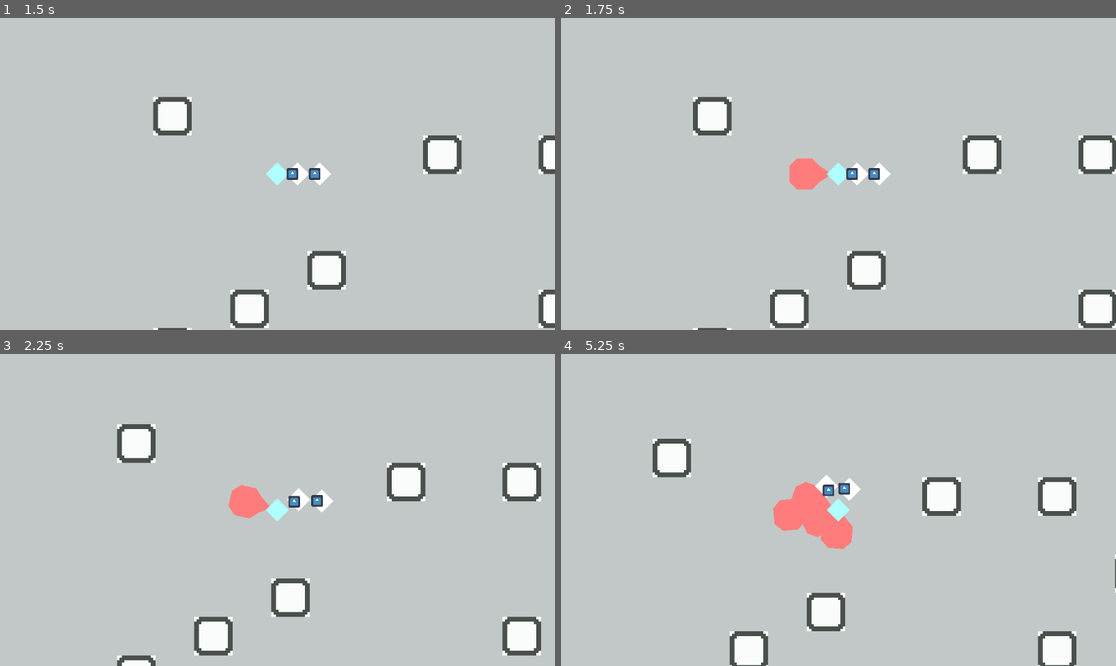
Above: before the commit, frames 1-4 (two rows, left to right).
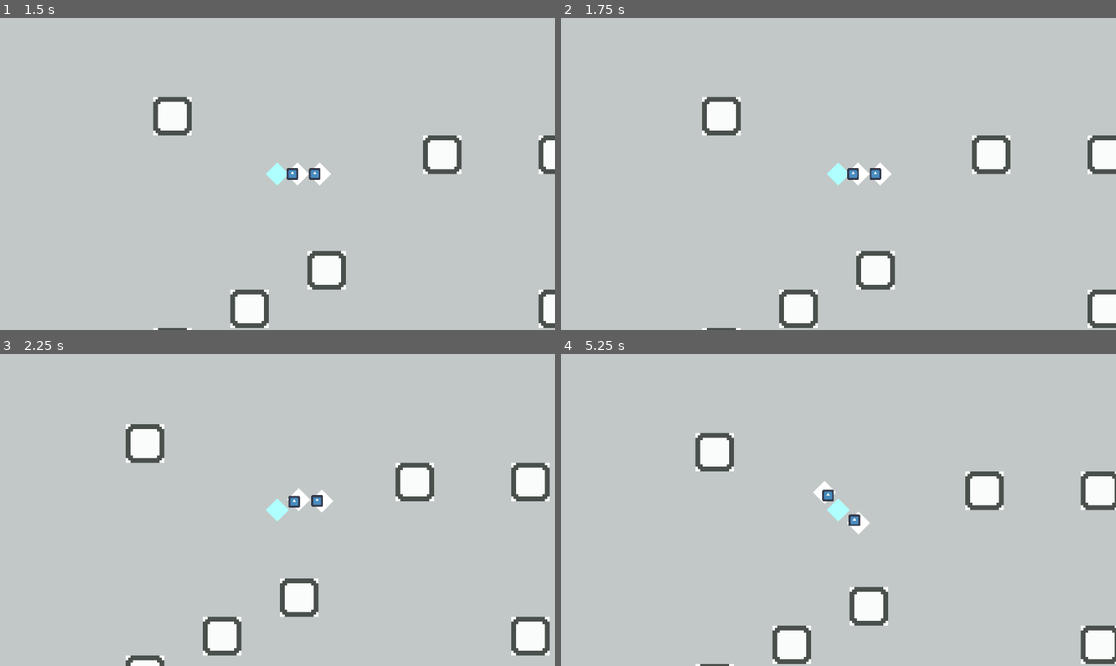
Above: after the commit, the same moments.

Repository: Hokome/GMTK-2024
Game: Godot game, scene res://ui/main_menu.tscn
Two runs of this game, one before a commit and one after it. Both use one fixed random seed, a clock stepped at 60 frames per second and the inputs below. The engine's default icon, where the game draws it, is replaced by a stand-in: a white triangle on a blue panel in a dark square.
Inputs:
- Up to frame 1 (1.5 s): click "Start" at 0.5 s; tap Enter at 1.25 s; hold D (move_right) from 1.28 s (still down)
- Up to frame 2 (1.75 s): keep holding D (move_right)
- Up to frame 3 (2.25 s): release D (move_right) at 2.03 s; hold S (move_down) from 2.03 s (still down)
- Up to frame 4 (5.25 s): release S (move_down) at 2.78 s; hold D (move_right) 2.78-3.53 s; hold W (move_up) 3.53-4.28 s; hold A (move_left) from 4.28 s (still down)

Frame 1 is identical in both runs. In frame 2, 4.0% of the frame differs, in the area x 23-100%, y 25-100%; in frame 3, 4.4%; in frame 4, 12%, in the area x 16-100%, y 25-100%.

Commit message:
Enemy spawner move

Diff:
--- a/scenes/enemy_spawner.tscn
+++ b/scenes/enemy_spawner.tscn
@@ -6,6 +6,7 @@
 script = ExtResource("1_0ovbv")
 
 [node name="timer" type="Timer" parent="."]
+wait_time = 5.0
 autostart = true
 
 [connection signal="timeout" from="timer" to="." method="_on_timer_timeout"]
--- a/scenes/player.tscn
+++ b/scenes/player.tscn
@@ -1,8 +1,9 @@
-[gd_scene load_steps=5 format=3 uid="uid://dx7ofru6ad8pa"]
+[gd_scene load_steps=6 format=3 uid="uid://dx7ofru6ad8pa"]
 
 [ext_resource type="Script" path="res://scripts/entity.gd" id="1_1qu3r"]
 [ext_resource type="Script" path="res://scripts/player_controller.gd" id="2_67k4m"]
 [ext_resource type="Script" path="res://scripts/band_leader.gd" id="3_7tko6"]
+[ext_resource type="PackedScene" uid="uid://cyt8d3hqpd6ae" path="res://scenes/enemy_spawner.tscn" id="4_ekqs5"]
 
 [sub_resource type="CircleShape2D" id="CircleShape2D_chqqo"]
 radius = 24.0
@@ -27,3 +28,5 @@
 shape = SubResource("CircleShape2D_chqqo")
 
 [node name="camera" type="Camera2D" parent="."]
+
+[node name="spawner" parent="." instance=ExtResource("4_ekqs5")]
--- a/scenes/test_level.tscn
+++ b/scenes/test_level.tscn
@@ -1,7 +1,6 @@
-[gd_scene load_steps=3 format=4 uid="uid://bvv1kpr8ojoh2"]
+[gd_scene load_steps=2 format=4 uid="uid://bvv1kpr8ojoh2"]
 
 [ext_resource type="TileSet" uid="uid://dclicwpp6t3v5" path="res://assets/prototype_tile_set.tres" id="1_dlfii"]
-[ext_resource type="PackedScene" uid="uid://cyt8d3hqpd6ae" path="res://scenes/enemy_spawner.tscn" id="2_x01c2"]
 
 [node name="test_level" type="Node2D"]
 
@@ -9,5 +8,3 @@
 scale = Vector2(5, 5)
 tile_map_data = PackedByteArray("AAAQAAsAAAAOAAIAAAAQAAoAAAAOAAIAAAAQAAkAAAAOAAIAAAAQAAgAAAAOAAIAAAAQAAcAAAAOAAIAAAAQAA …(16624 unchanged characters)…
 tile_set = ExtResource("1_dlfii")
-
-[node name="spawner" parent="." instance=ExtResource("2_x01c2")]
--- a/scripts/enemy_spawner.gd
+++ b/scripts/enemy_spawner.gd
@@ -2,6 +2,7 @@
 
 var spawn = preload("res://scenes/enemy.tscn")
 var limit: int = 10
+var offset: float = 100
 
 # Called when the node enters the scene tree for the first time.
 func _ready() -> void:
@@ -10,7 +11,11 @@
 func _on_timer_timeout() -> void:
 	if limit<=0:
 		$timer.stop()
-	var temp = spawn.instantiate()
-	temp.get_node("follow_player").target = game.player
-	get_parent().add_child(temp)
+	var enemy: Entity = spawn.instantiate()
+	game.add_child(enemy)
+	var random_direction := Vector2(randf() - 0.5, randf() - 0.5).normalized()
+	enemy.global_position = random_direction * offset
+
+	enemy.get_node("follow_player").target = game.player
+
 	limit-=1
--- a/scripts/game.gd
+++ b/scripts/game.gd
@@ -4,14 +4,16 @@
 var player: Entity
 
 func start():
+	var level_scene := preload("res://scenes/test_level.tscn")
+	var level = level_scene.instantiate()
+	add_child(level)
+
 	spawn_player()
 
+
 func spawn_player():
-	var level_scene :=preload("res://scenes/test_level.tscn")
 	var player_scene := preload("res://scenes/player.tscn")
 	player = player_scene.instantiate()
-	var level = level_scene.instantiate()
-	add_child(level)
 	add_child(player)
 
 	spawn_member()
